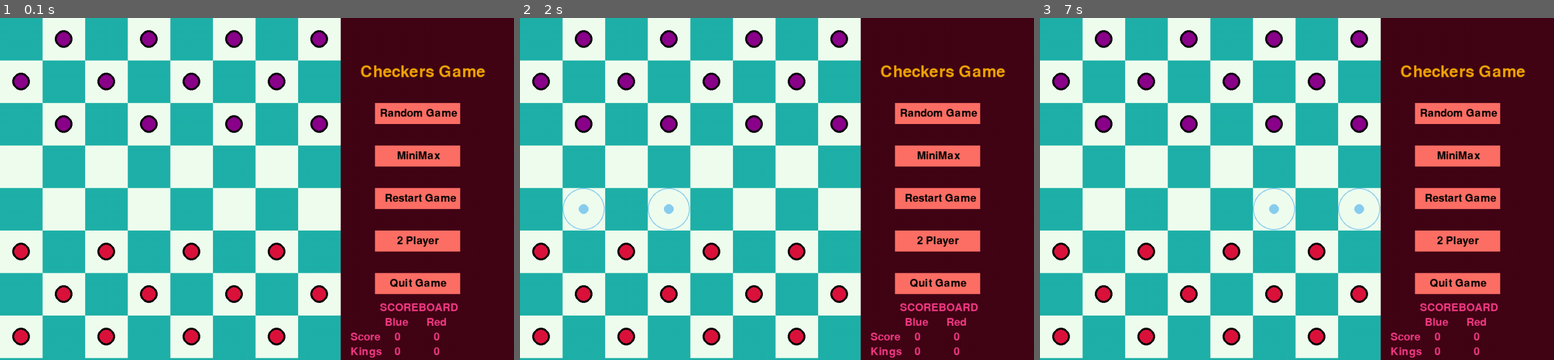
Above: before the commit, frames 1-3 (left to right).
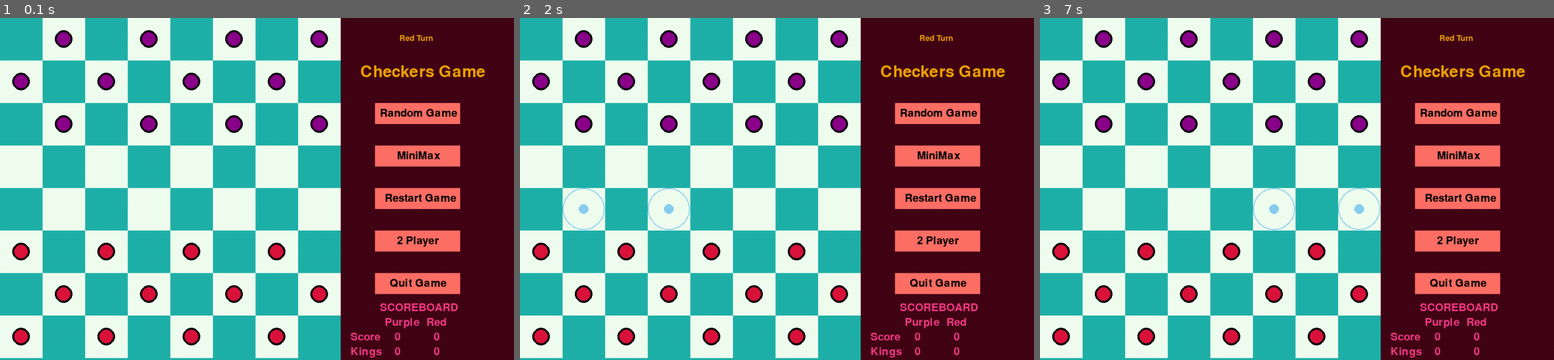
Above: after the commit, the same moments.

Repository: ps428/AI-Projects
Game: pygame game, started from Assignment_2/Checkers_Game/main.py
Same seed, same stepped clock (60 frames per second), same inputs: the game is played once before the commit and once after it.
Inputs (mouse positions are in pixels of both pictures, inside the frame that each line leads up to):
- Up to frame 1 (0.1 s): no input
- Up to frame 2 (2 s): click "2 Player" at 0.38 s; click (597, 312) at 0.72 s; click (777, 230) at 1.05 s; click "Restart Game" at 1.38 s; click (633, 243) at 1.72 s
- Up to frame 3 (7 s): click (1332, 318) at 2.05 s; click (1420, 124) at 2.88 s; click (1476, 120) at 3.25 s; click (1132, 253) at 5.75 s; click (1168, 295) at 6.08 s; click (1302, 233) at 6.98 s

The runs differ from the first frame. In frame 1, 0.2% of the frame differs, in the area x 75-85%, y 5-91%; in frame 2, 0.2%; in frame 3, 0.2%.

Commit message:
Almost done

Diff:
--- a/Assignment_2/Checkers_Game/board.py
+++ b/Assignment_2/Checkers_Game/board.py
@@ -28,6 +28,8 @@
         # Random Game
         x = values.BLOCK_SIZE*values.ROWS + 2*values.OPTIONS_PANEL_SIZE//10
         y = values.ROWS//3*values.BLOCK_SIZE
+
+
         font = pygame.font.SysFont(None, 48)
         img1 = font.render('Checkers Game', True, values.OPTION_TEXT)
         window.blit(img1, (x-30,y-80))
@@ -76,7 +78,7 @@
         window.blit(img1, (x+10,y+60))
 
         x += 20
-        score_blue  ="Blue"
+        score_blue  ="Purple"
         img1 = font.render(score_blue, True, values.OPTIONS_SCORECARD)
         window.blit(img1, (x,y+90))
 
--- a/Assignment_2/Checkers_Game/game.py
+++ b/Assignment_2/Checkers_Game/game.py
@@ -12,6 +12,19 @@
 
     def update(self):
         self.board.current_status(self.window)
+        x = values.BLOCK_SIZE*values.ROWS + 2*values.OPTIONS_PANEL_SIZE//10
+        y = values.ROWS//3*values.BLOCK_SIZE
+
+        pygame.init()
+        font = pygame.font.SysFont(None, 24)
+
+        if self.chance == values.RED:
+            img1 = font.render('Red Turn', True, values.OPTION_TEXT)
+        else:
+            img1 = font.render('Purple Turn', True, values.OPTION_TEXT)
+
+        self.window.blit(img1, (x+50,y-140))
+
         self.draw_valid_moves(self.valid_positions)
         pygame.display.update()
 
